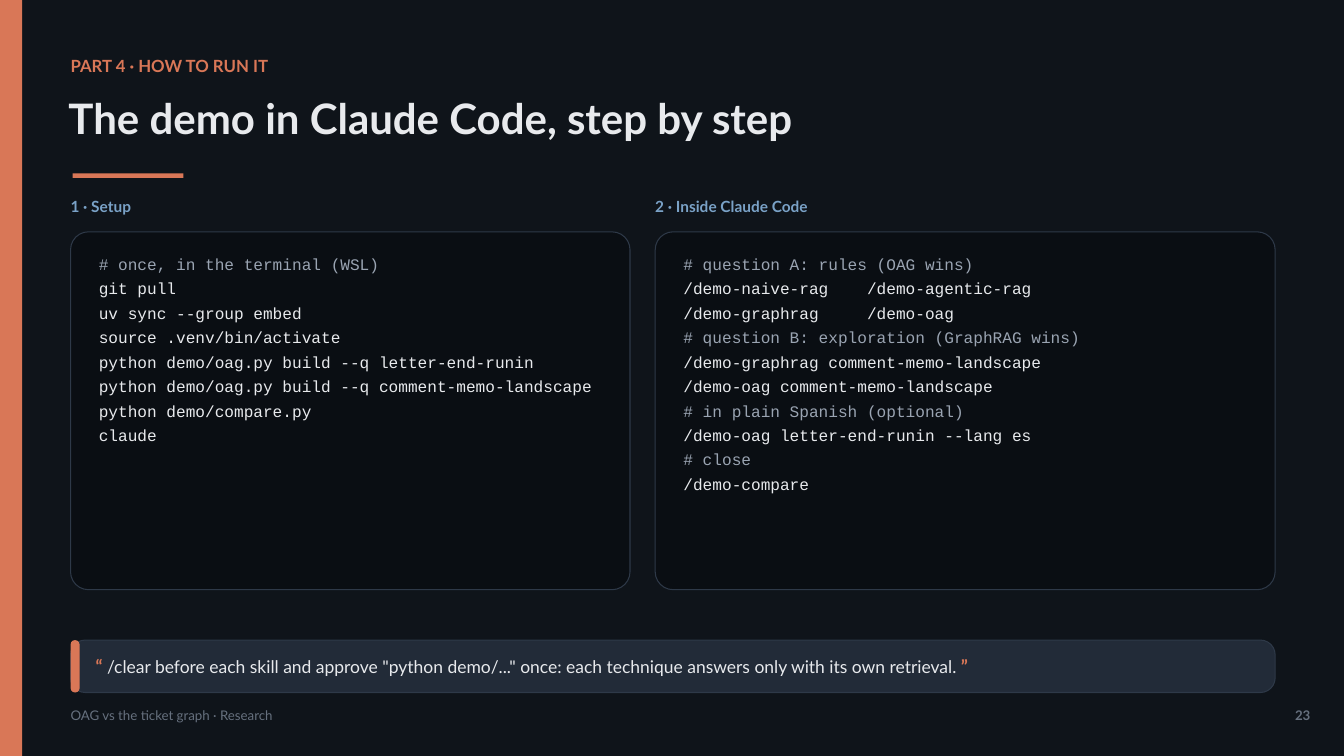
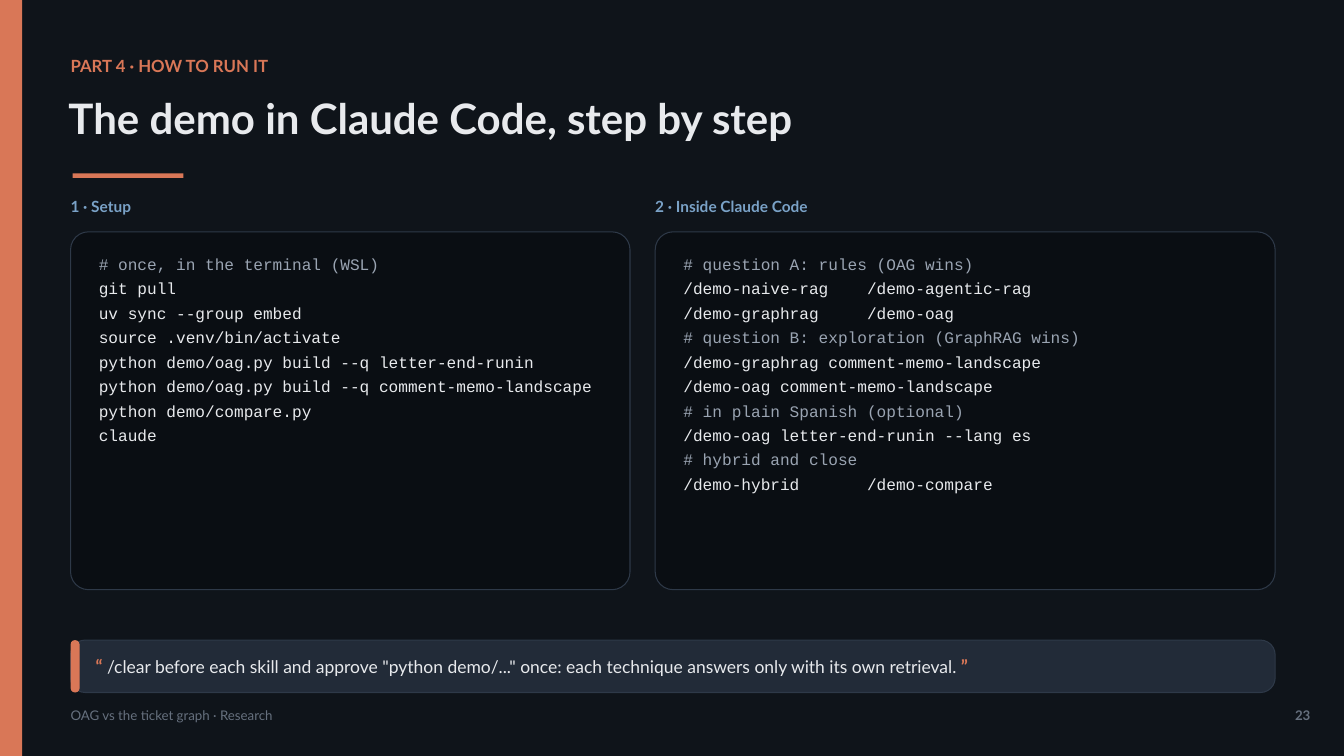
Before and after one commit to olonok69/oag_vs_kg_ml_engineer, a slide deck: slide 23 of presentacion/OAG_vs_KG_Presentation_EN.pptx. Drawn at 1344x756 pixels with LibreOffice and Linux fonts; fonts in the diff are those of the drawing. Boxes give left, top, right and bottom in pixels: in the first picture for what was removed or moved away, otherwise in the second. Text is boxed around its words. In the diff, an @@ line names an element or a change of style, - is before the commit and + after.

Commit message:
Add a GraphRAG + OAG hybrid to the demo

```diff
--- a/presentacion/OAG_vs_KG_Presentation_EN.pptx
+++ b/presentacion/OAG_vs_KG_Presentation_EN.pptx
@@ text at (683, 454, 993, 494): text changed @@
-# close
-/demo-compare
+# hybrid and close
+/demo-hybrid /demo-compare
```
Also in this commit, not shown: 7 other slides changed, 1 slide added, 24 other files.
